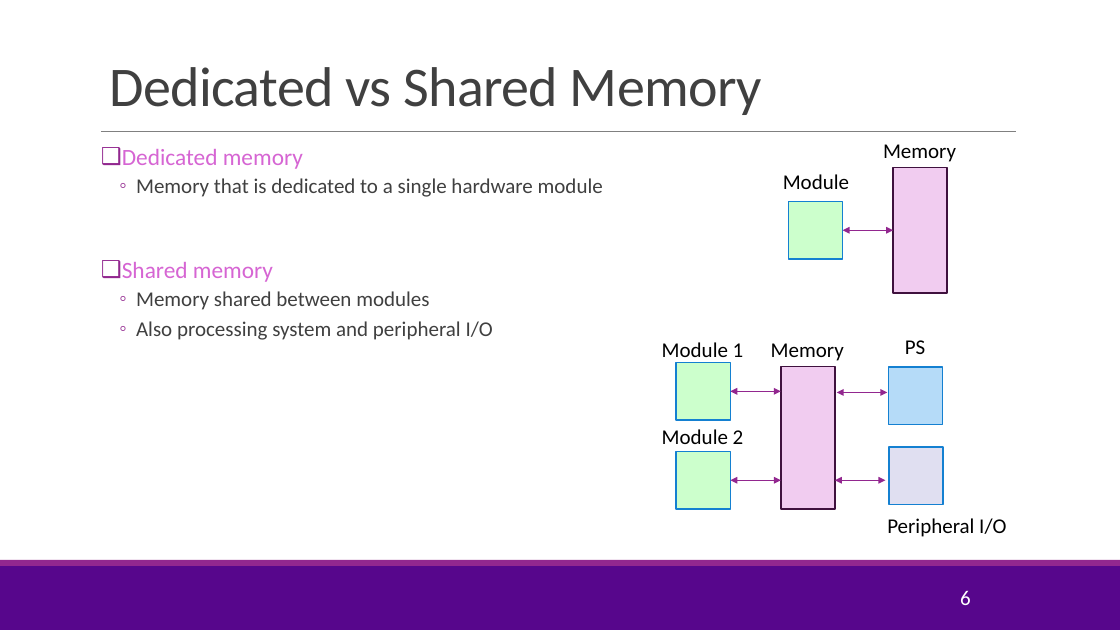
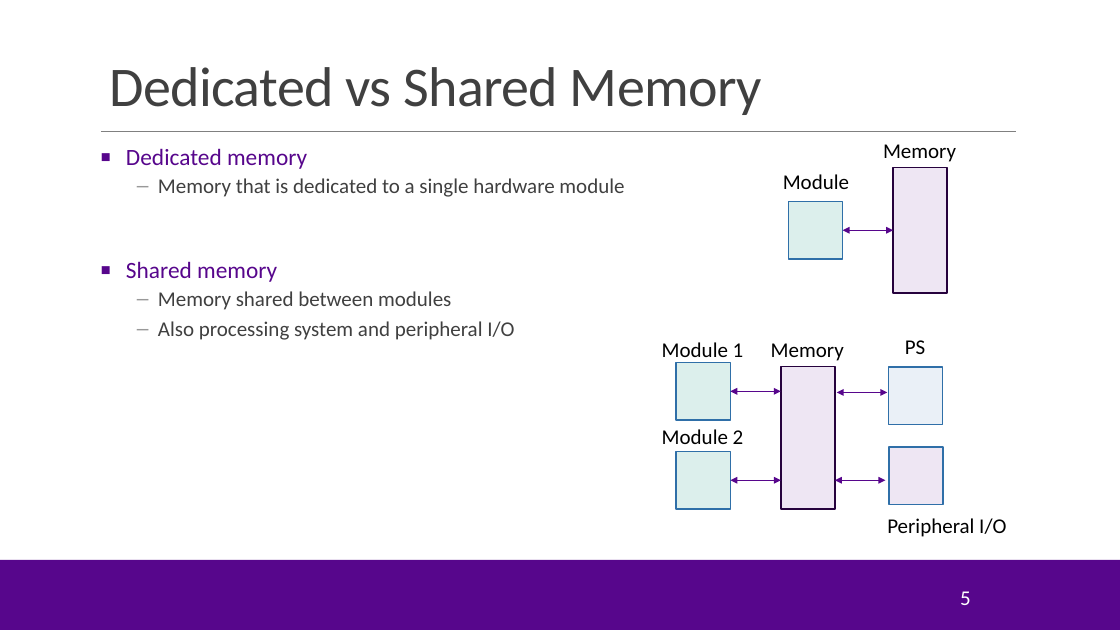
Before and after one commit to sdrangan/hwdesign, a slide deck: slide 5 of units/unit09_sharedmem/sharedmem.pptx (slide 6 before the commit). Drawn at 1120x630 pixels with LibreOffice and Linux fonts; fonts in the diff are those of the drawing; background and template pictures are left out. Boxes give left, top, right and bottom in pixels: in the first picture for what was removed or moved away, otherwise in the second. Text is boxed around its words. In the diff, an @@ line names an element or a change of style, - is before the commit and + after.

```diff
--- a/units/unit09_sharedmem/sharedmem.pptx
+++ b/units/unit09_sharedmem/sharedmem.pptx
@@ text "Dedicated memory" at <box>126,148,624,340</box>: text colour #D665D3 to #57068C in "Dedicated memory", "Shared memory"; bullet ❑ to ■; bullet colour #92278F to #57068C; bullet ◦ to –; bullet colour #92278F to #999999 @@
@@ rectangle at <box>893,167,947,293</box>: fill #F1CCF0 to #EEE6F3; outline #40113F 1.25 pt to #26033D 1.25 pt @@
@@ double arrow (843, 230) - (893, 230): stroke #92278F 1 pt to #57068C 1 pt @@
@@ rectangle at <box>781,367,835,509</box>: fill #F1CCF0 to #EEE6F3; outline #40113F 1.25 pt to #26033D 1.25 pt @@
@@ rectangle at <box>889,367,943,424</box>: fill #B5DBF8 to #EAF0F7; outline #1480D1 1.25 pt to #2F6FA8 1.25 pt @@
@@ double arrow (730, 392) - (781, 392): stroke #92278F 1 pt to #57068C 1 pt @@
@@ double arrow (837, 392) - (887, 392): stroke #92278F 1 pt to #57068C 1 pt @@
@@ rectangle at <box>889,447,943,504</box>: fill #E0DFF1 to #EEE6F3; outline #1480D1 1.25 pt to #2F6FA8 1.25 pt @@
@@ fill #CCFFCC to #DCEFEC; outline #1480D1 1.25 pt to #2F6FA8 1.25 pt in 3 elements at <box>789,202,843,259</box>, <box>676,363,730,420</box>, <box>676,451,730,508</box> @@
@@ double arrow (730, 481) - (781, 481): stroke #92278F 1 pt to #57068C 1 pt @@
@@ double arrow (835, 481) - (886, 481): stroke #92278F 1 pt to #57068C 1 pt @@
@@ rectangle at <box>0,560,1120,565</box>: fill #92278F to #57068C @@
@@ page number at <box>960,591,971,605</box>: text changed @@
-6
+5
```
Also in this commit, not shown: 14 other slides changed, 10 slides added, 32 slides removed, 1 other file.
